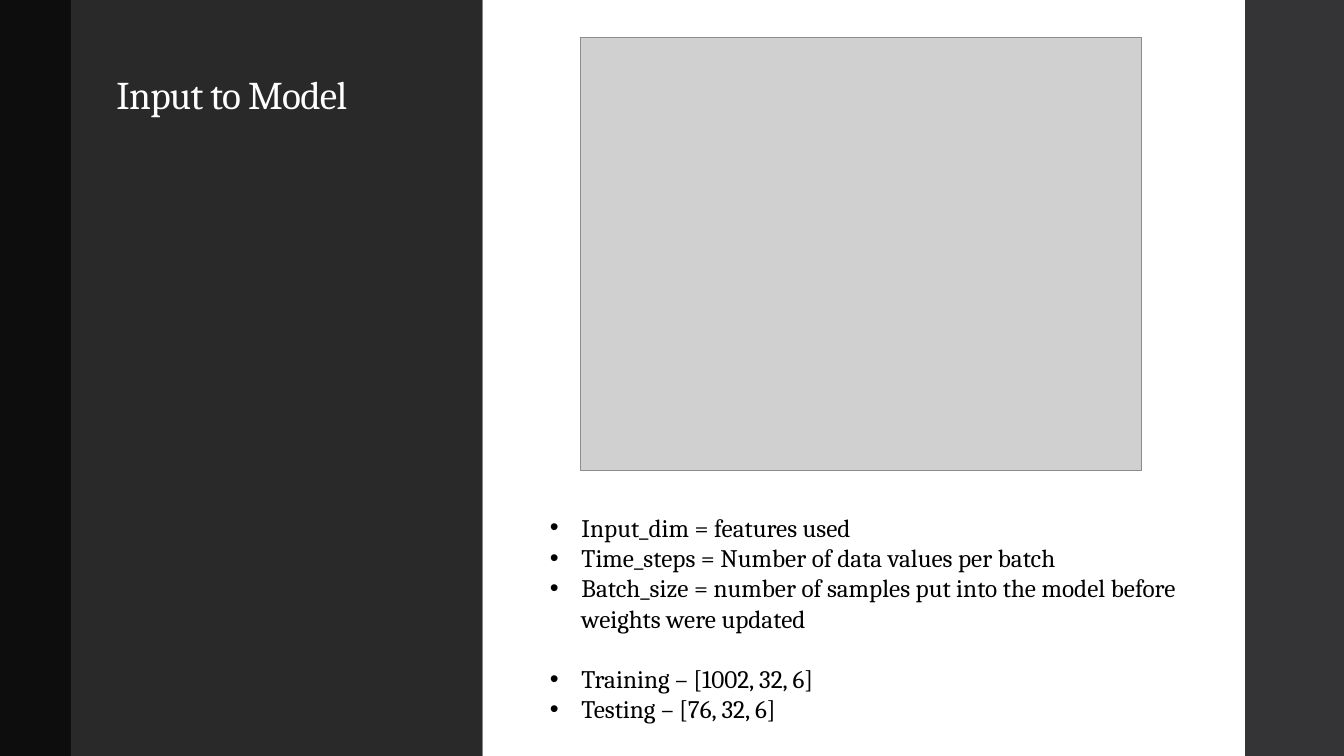
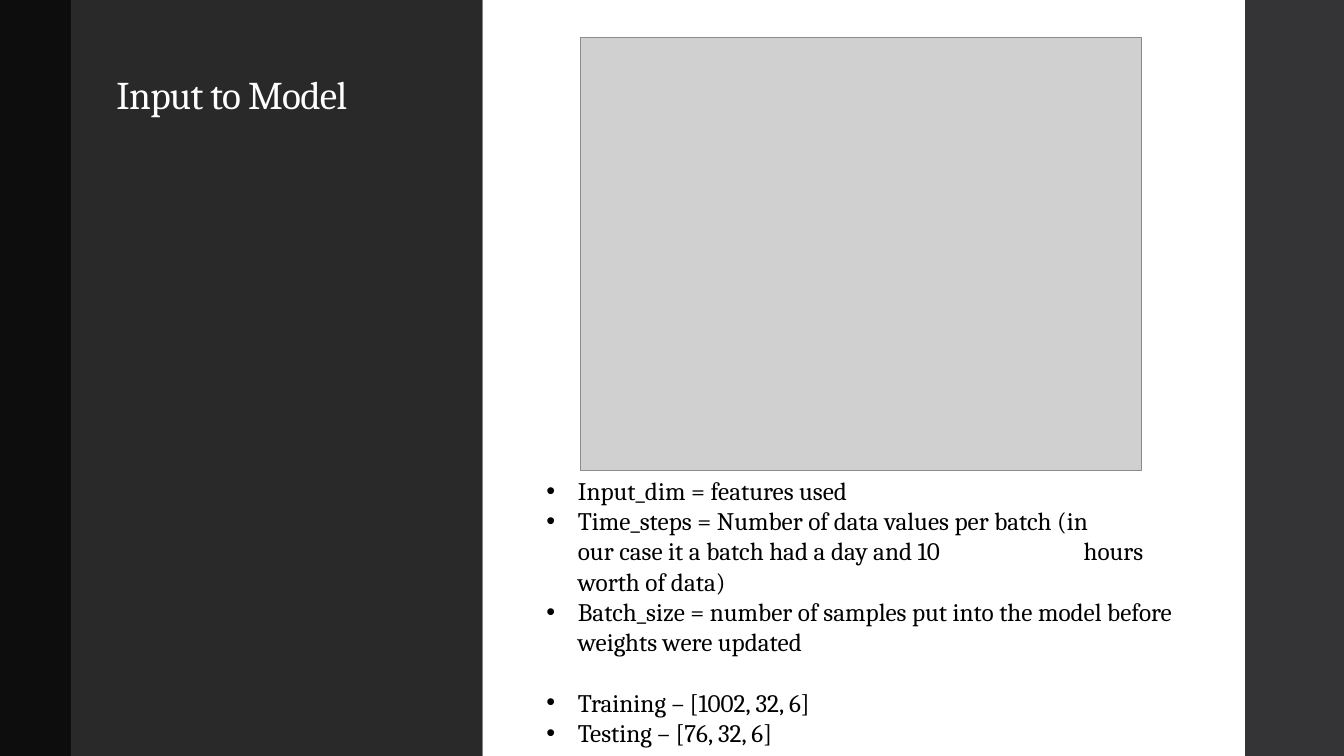
Before and after one commit to jaronritter01/cryptoAI, a slide deck: slide 9 of Cryptocurrency AI.pptx. Drawn at 1344x756 pixels with LibreOffice and Linux fonts; fonts in the diff are those of the drawing; grey boxes stand for pictures. Boxes give left, top, right and bottom in pixels: in the first picture for what was removed or moved away, otherwise in the second. Text is boxed around its words. In the diff, an @@ line names an element or a change of style, - is before the commit and + after.

```diff
--- a/Cryptocurrency AI.pptx
+++ b/Cryptocurrency AI.pptx
@@ text "Input_dim = features used": place and size @@
-text "Input_dim = features used" at (581,519,1176,724)
+text "Input_dim = features used" at (578,482,1172,748)
@@ text at (578,512,1144,595): text changed @@
-• Time_steps = Number of data values per batch
+• Time_steps = Number of data values per batch (in our case it a batch had a day and 10 hours worth of data)
```
Also in this commit, not shown: 3 other slides changed, 2 slides added, 1 slide removed.
